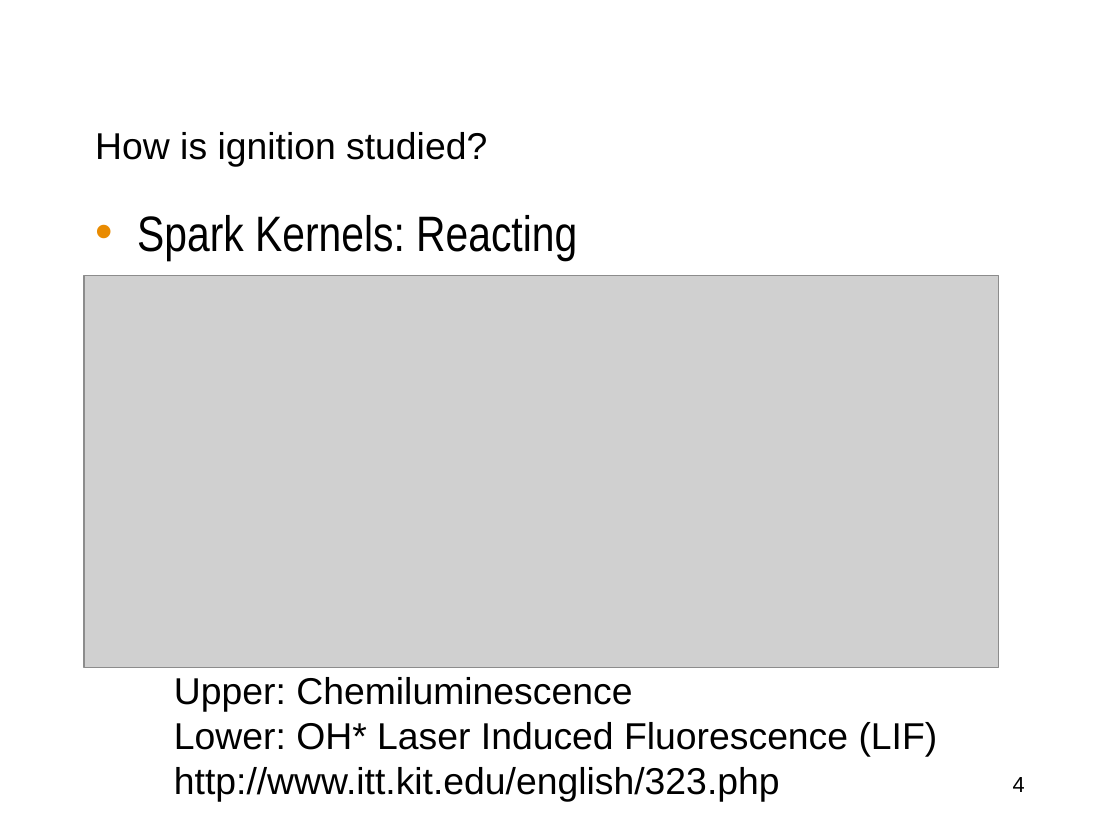
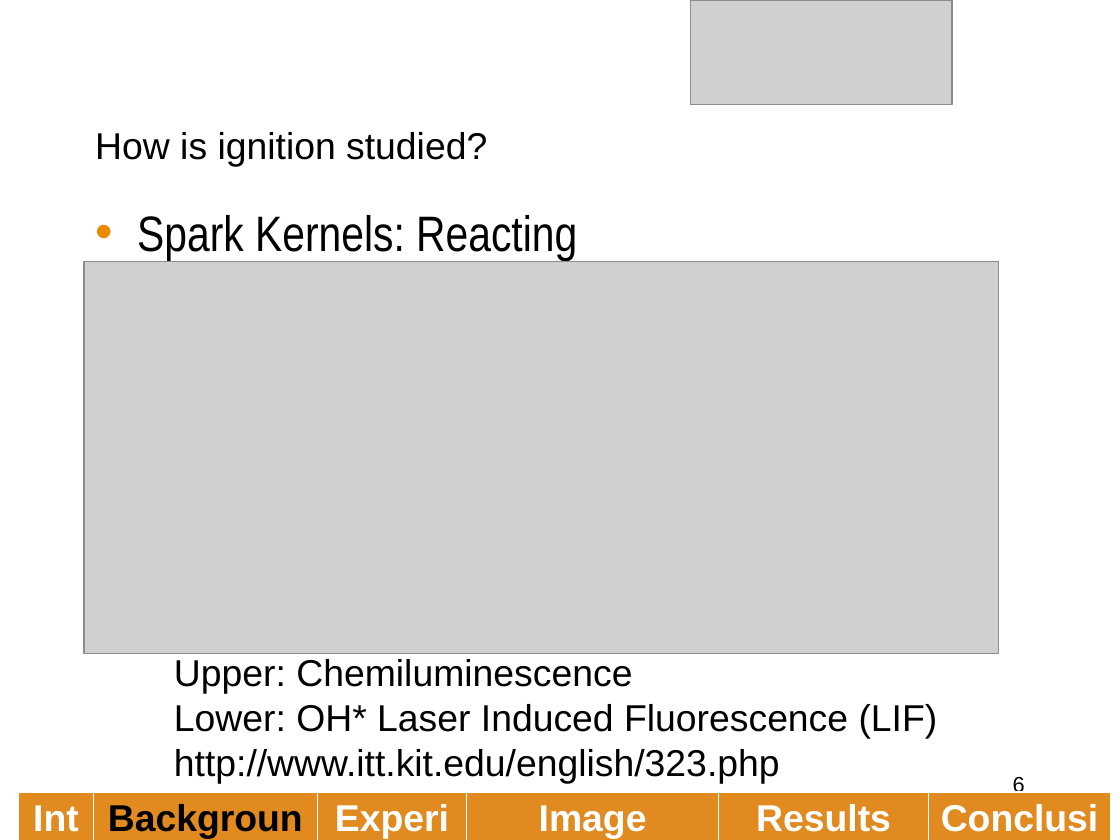
Before and after one commit to caplanda/Spark-Kernels-SciTech-Presentation, a slide deck: slide 6 of Spark Kernels v1.pptx (slide 4 before the commit). Drawn at 1120x840 pixels with LibreOffice and Linux fonts; fonts in the diff are those of the drawing; grey boxes stand for pictures; background and template pictures are left out. Boxes give left, top, right and bottom in pixels: in the first picture for what was removed or moved away, otherwise in the second. Text is boxed around its words. In the diff, an @@ line names an element or a change of style, - is before the commit and + after.

```diff
--- a/Spark Kernels v1.pptx
+++ b/Spark Kernels v1.pptx
@@ picture added at bbox=[691, 0, 952, 104] @@
@@ picture: place and size @@
-picture at bbox=[84, 276, 999, 668]
+picture at bbox=[84, 261, 999, 653]
@@ text "Upper: Chemiluminescence": place and size @@
-text "Upper: Chemiluminescence" at bbox=[174, 677, 938, 802]
+text "Upper: Chemiluminescence" at bbox=[174, 659, 938, 784]
@@ page number at bbox=[1013, 777, 1025, 797]: text changed @@
-4
+6
@@ table added at bbox=[19, 792, 1111, 840], 1 rows, 6 columns @@
+Intro | Background | Experiment | Image Processing | Results | Conclusions
```
Also in this commit, not shown: 4 other slides changed, 16 slides added, 2 other files.
